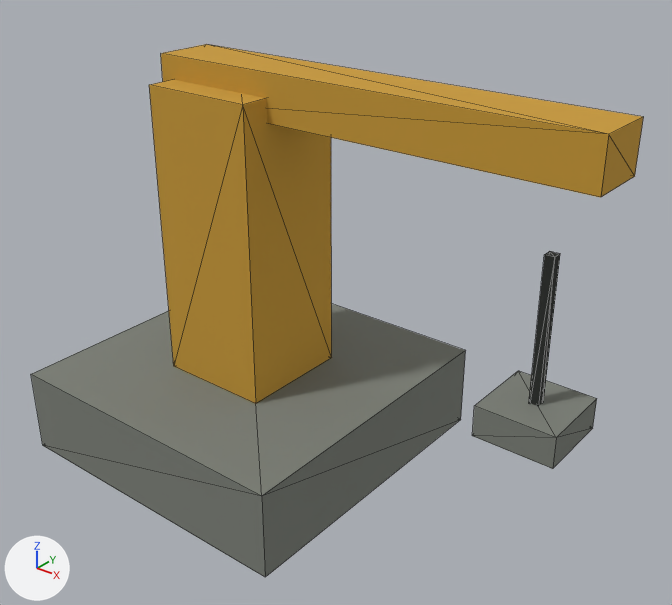
What one commit did to the glTF model docs/vision/assets/generated/crane.gltf.
Both versions are drawn from a 50 mm camera at (4.12, -4.19, 3.9) aimed at (0.71, 0.07, 1.26). The lights are fixed; the arrows at lower left show +X, +Y and +Z. The first picture is the older version. Mesh edges are drawn as thin lines. Where no turn or scale is listed for an object, it has been applied to the vertices.

Objects in the first picture: 'base', 'boom', 'cable', 'grip', 'tower'.
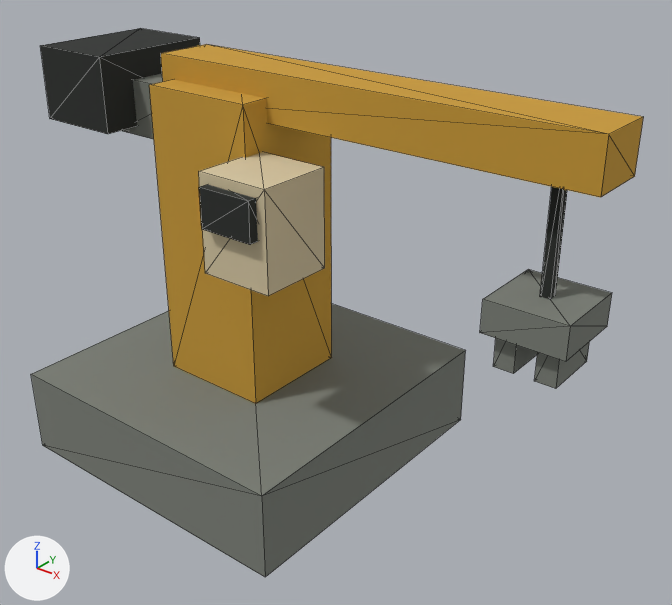
ob_hoist is not drawn itself; it is the parent of ob_cable, ob_grip.

The change, as a diff of the scene's bpy script:
```diff
--- a/docs/vision/assets/generated/crane.gltf.py
+++ b/docs/vision/assets/generated/crane.gltf.py
@@ mat_cream @@
+mat_cream = principled_material('cream')
+mat_cream.base_color = (0.672, 0.571, 0.366)  # beige #d6c7a3
+mat_cream.roughness = 1.0
@@ me_box_cream @@
+me_box_cream.from_pydata(...)  # a box spanning x -0.25..0.25, y -0.25..0.25, z -0.312..0.312
+me_box_cream.materials.append(mat_cream)  # beige #d6c7a3
@@ ob_hoist @@
 ob_hoist.parent = ob_slew
-ob_hoist.location = (2.2, 0.0, 0.419)
+ob_hoist.location = (2.2, 0.0, 1.078)
@@ ob_cabwindow @@
+ob_cabwindow = bpy.data.objects.new('cabWindow', me_box_charcoal)
+ob_cabwindow.parent = ob_slew
+ob_cabwindow.location = (0.625, -0.75, 1.5)
+ob_cabwindow.scale = (0.375, 0.125, 0.25)
@@ ob_cab @@
+ob_cab = bpy.data.objects.new('cab', me_box_cream)
+ob_cab.location = (0.625, -0.5, 1.975)
@@ ob_supportarm @@
+ob_supportarm = bpy.data.objects.new('supportArm', me_box_steel)
+ob_supportarm.parent = ob_slew
+ob_supportarm.location = (-0.625, 0.0, 1.75)
+ob_supportarm.scale = (0.75, 0.375, 0.375)
@@ ob_counterweight @@
+ob_counterweight = bpy.data.objects.new('counterweight', me_box_charcoal)
+ob_counterweight.parent = ob_slew
+ob_counterweight.location = (-1.125, 0.0, 1.875)
+ob_counterweight.scale = (0.625, 0.875, 0.5)
@@ ob_clawrblade @@
+ob_clawrblade = bpy.data.objects.new('clawRBlade', me_box_steel)
+ob_clawrblade.parent = ob_clawr
+ob_clawrblade.location = (0.0, 0.0, 0.0)
+ob_clawrblade.scale = (0.125, 0.375, 0.375)
@@ ob_clawr @@
+ob_clawr = bpy.data.objects.new('clawR', None)
+ob_clawr.parent = ob_hoist
+ob_clawr.location = (0.125, 0.0, -0.125)
@@ ob_clawlblade @@
+ob_clawlblade = bpy.data.objects.new('clawLBlade', me_box_steel)
+ob_clawlblade.parent = ob_clawl
+ob_clawlblade.location = (0.0, 0.0, 0.0)
+ob_clawlblade.scale = (0.125, 0.375, 0.375)
@@ ob_clawl @@
+ob_clawl = bpy.data.objects.new('clawL', None)
+ob_clawl.parent = ob_hoist
+ob_clawl.location = (-0.125, 0.0, -0.125)
```

What differs and where, as boxes [x1, y1, x2, y2] in the pictures (672 x 605 px):
'grip', moved
    before: [472, 371, 597, 469]
    after: [480, 269, 612, 362]
'cab', added (beige)
    after: [199, 152, 325, 296]
'counterweight', added (black)
    after: [40, 28, 200, 134]
'cable', moved
    before: [529, 251, 560, 406]
    after: [540, 187, 567, 299]
'cabWindow', added (black)
    after: [199, 184, 258, 245]
'clawRBlade', added
    after: [534, 341, 590, 389]
'supportArm', added
    after: [122, 74, 163, 139]
'clawLBlade', added
    after: [493, 338, 537, 374]
